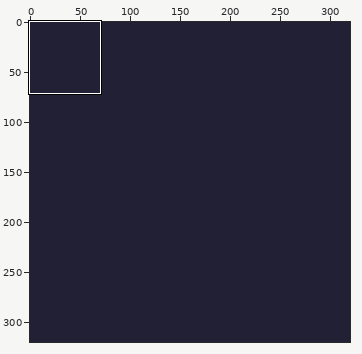
Pixel-art file: Source/graphics/zone_test.aseprite. Above, an overview of the earlier version with the close-up marked.
Close-up. Before the commit:
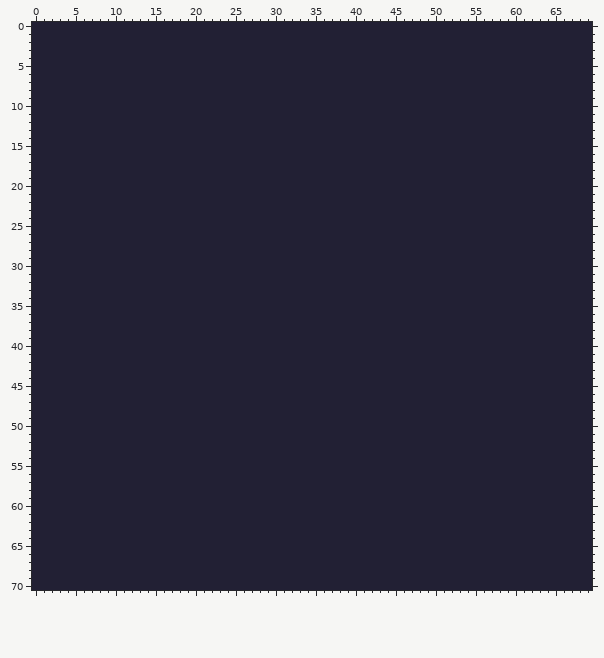
320x320 pixels, 1 frame. Shown: x 0..69, y 0..70.
The result:
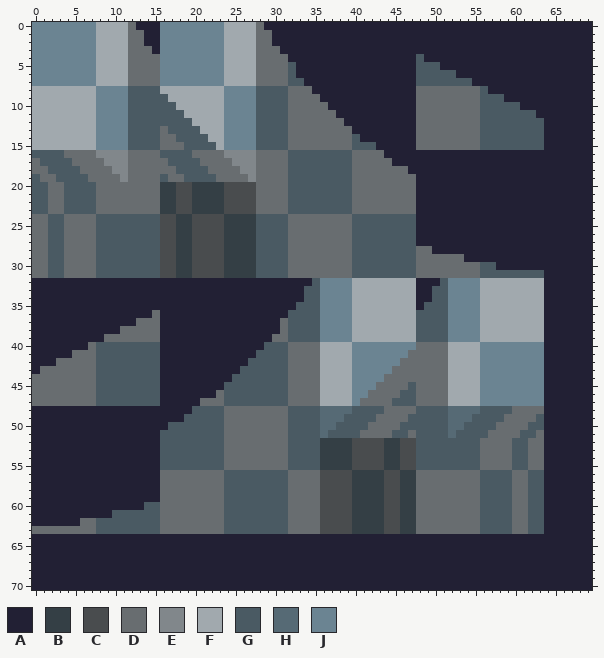
Palette (. is transparent): A #222034  B #343f45  C #494c4e  D #686d70  E #81878b  F #a1a9ae  G #4a5a63  H #566a75  J #6b8492
The author wrote: #138 Loop A: bottom inner
Difference:
layer "Loop A Bottom Inner" added
layer "Loop A Bottom Inner Border" opacity 30% added
Changed rows in their new state; - is an unchanged pixel.
Layers "Loop A Bottom Inner Border", "Loop A Bottom Inner":
first column x 0:
 0 JJJJJJJJFFFFD---JJJJJJJJFFFFD-----------------------------------
 1 JJJJJJJJFFFFDD--JJJJJJJJFFFFDD----------------------------------
 2 JJJJJJJJFFFFDD--JJJJJJJJFFFFDD----------------------------------
 3 JJJJJJJJFFFFDDD-JJJJJJJJFFFFDDD---------------------------------
 4 JJJJJJJJFFFFDDDDJJJJJJJJFFFFDDDD----------------G---------------
 5 JJJJJJJJFFFFDDDDJJJJJJJJFFFFDDDDG---------------GGG-------------
 6 JJJJJJJJFFFFDDDDJJJJJJJJFFFFDDDDG---------------GGGGG-----------
 7 JJJJJJJJFFFFDDDDJJJJJJJJFFFFDDDDGG--------------GGGGGGG---------
 8 FFFFFFFFJJJJGGGGFFFFFFFFJJJJGGGGDDD-------------DDDDDDDDG-------
 9 FFFFFFFFJJJJGGGGGFFFFFFFJJJJGGGGDDDD------------DDDDDDDDGGG-----
10 FFFFFFFFJJJJGGGGGGFFFFFFJJJJGGGGDDDDD-----------DDDDDDDDGGGGG---
11 FFFFFFFFJJJJGGGGGGGFFFFFJJJJGGGGDDDDDD----------DDDDDDDDGGGGGGG-
12 FFFFFFFFJJJJGGGGGGGGFFFFJJJJGGGGDDDDDDD---------DDDDDDDDGGGGGGGG
13 FFFFFFFFJJJJGGGGDGGGGFFFJJJJGGGGDDDDDDDD--------DDDDDDDDGGGGGGGG
14 FFFFFFFFJJJJGGGGDDGGGGFFJJJJGGGGDDDDDDDDG-------DDDDDDDDGGGGGGGG
15 FFFFFFFFJJJJGGGGDDDGGGGFJJJJGGGGDDDDDDDDGGG-----DDDDDDDDGGGGGGGG
16 GGGGDDDDEEEEDDDDGGGGDDDDEEEEDDDDGGGGGGGGDDDD--------------------
17 DGGGGDDDDEEEDDDDDGGGGDDDDEEEDDDDGGGGGGGGDDDDD-------------------
18 DDGGGGDDDDEEDDDDDDGGGGDDDDEEDDDDGGGGGGGGDDDDDDD-----------------
19 GDDGGGGDDDDEDDDDGDDGGGGDDDDEDDDDGGGGGGGGDDDDDDDD----------------
20 GGDDGGGGDDDDDDDDBBCCBBBBCCCCDDDDGGGGGGGGDDDDDDDD----------------
21 GGDDGGGGDDDDDDDDBBCCBBBBCCCCDDDDGGGGGGGGDDDDDDDD----------------
22 GGDDGGGGDDDDDDDDBBCCBBBBCCCCDDDDGGGGGGGGDDDDDDDD----------------
23 GGDDGGGGDDDDDDDDBBCCBBBBCCCCDDDDGGGGGGGGDDDDDDDD----------------
24 DDGGDDDDGGGGGGGGCCBBCCCCBBBBGGGGDDDDDDDDGGGGGGGG----------------
25 DDGGDDDDGGGGGGGGCCBBCCCCBBBBGGGGDDDDDDDDGGGGGGGG----------------
26 DDGGDDDDGGGGGGGGCCBBCCCCBBBBGGGGDDDDDDDDGGGGGGGG----------------
27 DDGGDDDDGGGGGGGGCCBBCCCCBBBBGGGGDDDDDDDDGGGGGGGG----------------
28 DDGGDDDDGGGGGGGGCCBBCCCCBBBBGGGGDDDDDDDDGGGGGGGGDD--------------
29 DDGGDDDDGGGGGGGGCCBBCCCCBBBBGGGGDDDDDDDDGGGGGGGGDDDDDD----------
30 DDGGDDDDGGGGGGGGCCBBCCCCBBBBGGGGDDDDDDDDGGGGGGGGDDDDDDDDGG------
31 DDGGDDDDGGGGGGGGCCBBCCCCBBBBGGGGDDDDDDDDGGGGGGGGDDDDDDDDGGGGGGGG
32 -----------------------------------GJJJJFFFFFFFF---GJJJJFFFFFFFF
33 ----------------------------------GGJJJJFFFFFFFF--GGJJJJFFFFFFFF
34 ----------------------------------GGJJJJFFFFFFFF--GGJJJJFFFFFFFF
35 ---------------------------------GGGJJJJFFFFFFFF-GGGJJJJFFFFFFFF
36 ---------------D----------------GGGGJJJJFFFFFFFFGGGGJJJJFFFFFFFF
37 -------------DDD---------------DGGGGJJJJFFFFFFFFGGGGJJJJFFFFFFFF
38 -----------DDDDD---------------DGGGGJJJJFFFFFFFFGGGGJJJJFFFFFFFF
39 ---------DDDDDDD--------------DDGGGGJJJJFFFFFFFFGGGGJJJJFFFFFFFF
40 -------DGGGGGGGG-------------GGGDDDDFFFFJJJJJJJJDDDDFFFFJJJJJJJJ
41 -----DDDGGGGGGGG------------GGGGDDDDFFFFJJJJJJJDDDDDFFFFJJJJJJJJ
42 ---DDDDDGGGGGGGG-----------GGGGGDDDDFFFFJJJJJJDDDDDDFFFFJJJJJJJJ
43 -DDDDDDDGGGGGGGG----------GGGGGGDDDDFFFFJJJJJDDDDDDDFFFFJJJJJJJJ
44 DDDDDDDDGGGGGGGG---------GGGGGGGDDDDFFFFJJJJDDDDDDDDFFFFJJJJJJJJ
45 DDDDDDDDGGGGGGGG--------GGGGGGGGDDDDFFFFJJJDDDDGDDDDFFFFJJJJJJJJ
46 DDDDDDDDGGGGGGGG-------DGGGGGGGGDDDDFFFFJJDDDDGGDDDDFFFFJJJJJJJJ
47 DDDDDDDDGGGGGGGG-----DDDGGGGGGGGDDDDFFFFJDDDDGGGDDDDFFFFJJJJJJJJ
48 --------------------GGGGDDDDDDDDGGGGHHHHGGGGDDDDGGGGHHHHGGGGDDDD
49 -------------------GGGGGDDDDDDDDGGGGHHHGGGGDDDDGGGGGHHHGGGGDDDDG
50 -----------------GGGGGGGDDDDDDDDGGGGHHGGGGDDDDGGGGGGHHGGGGDDDDGG
51 ----------------GGGGGGGGDDDDDDDDGGGGHGGGGDDDDGGDGGGGHGGGGDDDDGGD
52 ----------------GGGGGGGGDDDDDDDDGGGGBBBBCCCCBBCCGGGGGGGGDDDDGGDD
53 ----------------GGGGGGGGDDDDDDDDGGGGBBBBCCCCBBCCGGGGGGGGDDDDGGDD
54 ----------------GGGGGGGGDDDDDDDDGGGGBBBBCCCCBBCCGGGGGGGGDDDDGGDD
55 ----------------GGGGGGGGDDDDDDDDGGGGBBBBCCCCBBCCGGGGGGGGDDDDGGDD
56 ----------------DDDDDDDDGGGGGGGGDDDDCCCCBBBBCCBBDDDDDDDDGGGGDDGG
57 ----------------DDDDDDDDGGGGGGGGDDDDCCCCBBBBCCBBDDDDDDDDGGGGDDGG
58 ----------------DDDDDDDDGGGGGGGGDDDDCCCCBBBBCCBBDDDDDDDDGGGGDDGG
59 ----------------DDDDDDDDGGGGGGGGDDDDCCCCBBBBCCBBDDDDDDDDGGGGDDGG
60 --------------GGDDDDDDDDGGGGGGGGDDDDCCCCBBBBCCBBDDDDDDDDGGGGDDGG
61 ----------GGGGGGDDDDDDDDGGGGGGGGDDDDCCCCBBBBCCBBDDDDDDDDGGGGDDGG
62 ------DDGGGGGGGGDDDDDDDDGGGGGGGGDDDDCCCCBBBBCCBBDDDDDDDDGGGGDDGG
63 DDDDDDDDGGGGGGGGDDDDDDDDGGGGGGGGDDDDCCCCBBBBCCBBDDDDDDDDGGGGDDGG
Boxes around the changes in both close-ups, in picture pixels (x1, y1, x2, y2):
changed: (32, 22, 544, 534)
